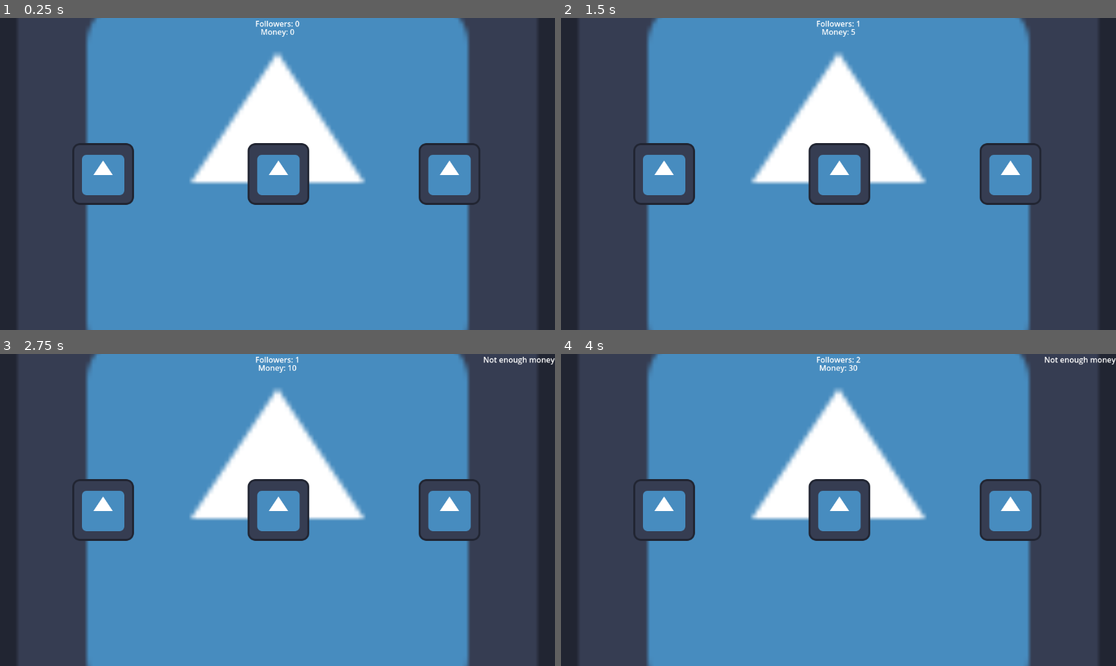
Above: before the commit, frames 1-4 (two rows, left to right).
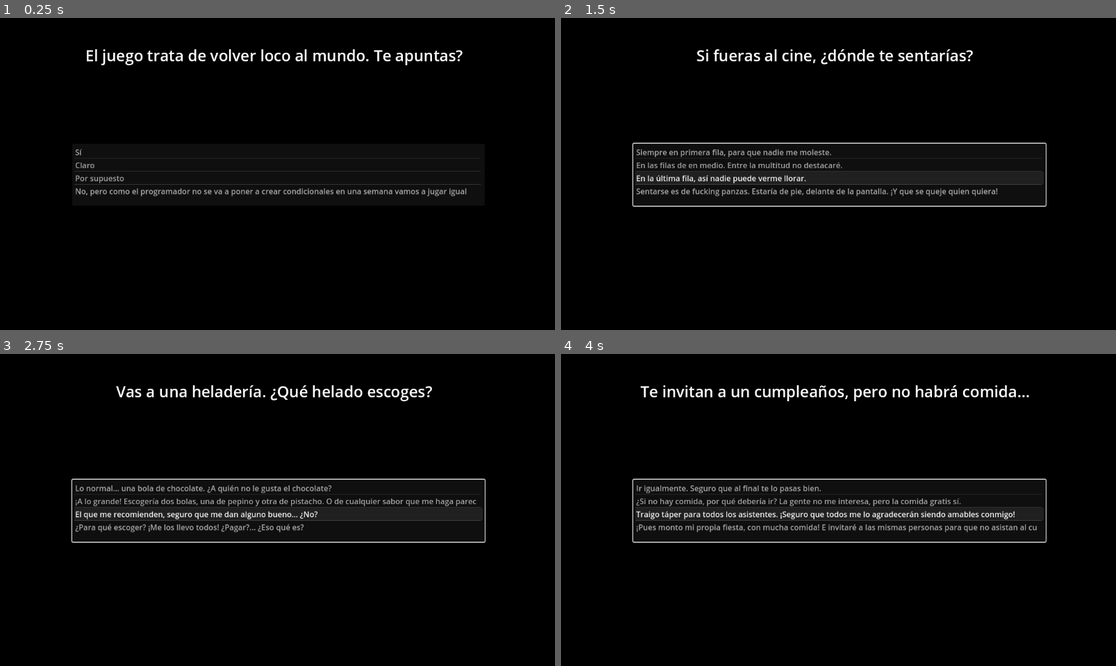
Above: after the commit, the same moments.

Repository: Cordar/delirigencia
Game: Godot game, scene res://scenes/game.tscn
Same seed, same stepped clock (60 frames per second), same inputs: the game is played once before the commit and once after it. The project has no main scene, so this scene is started directly. The engine's default icon, where the game draws it, is replaced by a stand-in: a white triangle on a blue panel in a dark square.
Inputs (mouse positions are in pixels of both pictures, inside the frame that each line leads up to):
- Up to frame 1 (0.25 s): no input
- Up to frame 2 (1.5 s): click (838, 174) at 0.5 s; click (666, 174) at 1.25 s
- Up to frame 3 (2.75 s): click (449, 510) at 2 s
- Up to frame 4 (4 s): click (838, 510) at 2.75 s; click (1010, 510) at 3.5 s

The runs differ from the first frame. In frame 1, 100% of the frame differs, in the area x 0-100%, y 0-100%; in frame 2, 100%; in frame 3, 100%; in frame 4, 100%.

Commit message:
more stuff

Diff:
--- a/project.godot
+++ b/project.godot
@@ -11,7 +11,7 @@
 [application]
 
 config/name="Delirigencia"
-config/features=PackedStringArray("4.2", "Forward Plus")
+config/features=PackedStringArray("4.1", "Forward Plus")
 config/icon="res://icon.svg"
 
 [rendering]
--- a/scenes/game.tscn
+++ b/scenes/game.tscn
@@ -1,13 +1,16 @@
-[gd_scene load_steps=4 format=3 uid="uid://bglrsxf1kg5ax"]
+[gd_scene load_steps=5 format=3 uid="uid://bglrsxf1kg5ax"]
 
 [ext_resource type="Script" path="res://scripts/game.gd" id="1_0hpx6"]
 [ext_resource type="Texture2D" uid="uid://chcxnd5eyxva6" path="res://icon.svg" id="1_sl7id"]
 
 [sub_resource type="LabelSettings" id="LabelSettings_h1fo3"]
-font_size = 86
+font_size = 32
 outline_size = 3
 outline_color = Color(0, 0, 0, 1)
 shadow_size = 8
+
+[sub_resource type="LabelSettings" id="LabelSettings_illo4"]
+font_size = 32
 
 [node name="Game" type="Control"]
 layout_mode = 3
@@ -82,7 +85,7 @@
 offset_right = 20.0
 offset_bottom = 23.0
 grow_horizontal = 2
-text = "0
+text = "
 "
 horizontal_alignment = 1
 
@@ -96,12 +99,25 @@
 offset_right = 20.0
 offset_bottom = 39.86
 grow_horizontal = 2
-text = "0
+text = "
 "
 horizontal_alignment = 1
 
+[node name="MoneySecondLabel" type="Label" parent="."]
+layout_mode = 1
+anchors_preset = -1
+anchor_left = 0.603
+anchor_right = 0.603
+offset_left = -19.6561
+offset_top = 16.0
+offset_right = 20.3439
+offset_bottom = 42.0
+grow_horizontal = 2
+text = "
+"
+horizontal_alignment = 1
+
 [node name="UpdateResourcesTimer" type="Timer" parent="."]
-autostart = true
 
 [node name="MessageLabel" type="Label" parent="."]
 layout_mode = 1
@@ -139,6 +155,51 @@
 label_settings = SubResource("LabelSettings_h1fo3")
 horizontal_alignment = 1
 
+[node name="IntroScreen" type="ColorRect" parent="."]
+layout_mode = 1
+anchors_preset = 15
+anchor_right = 1.0
+anchor_bottom = 1.0
+grow_horizontal = 2
+grow_vertical = 2
+color = Color(0, 0, 0, 1)
+
+[node name="QuestionLabel" type="Label" parent="IntroScreen"]
+layout_mode = 1
+anchors_preset = 8
+anchor_left = 0.5
+anchor_top = 0.5
+anchor_right = 0.5
+anchor_bottom = 0.5
+offset_left = -523.0
+offset_top = -269.0
+offset_right = 509.0
+offset_bottom = -148.0
+grow_horizontal = 2
+grow_vertical = 2
+text = "YOU WIN"
+label_settings = SubResource("LabelSettings_h1fo3")
+horizontal_alignment = 1
+autowrap_mode = 1
+
+[node name="InitialInterview" type="ItemList" parent="IntroScreen"]
+layout_mode = 1
+anchors_preset = 8
+anchor_left = 0.5
+anchor_top = 0.5
+anchor_right = 0.5
+anchor_bottom = 0.5
+offset_left = -426.0
+offset_top = -63.0
+offset_right = 430.0
+offset_bottom = 66.0
+grow_horizontal = 2
+grow_vertical = 2
+theme_override_font_sizes/font_size = 16
+max_text_lines = 2
+auto_height = true
+text_overrun_behavior = 0
+
 [node name="EventScreen" type="ColorRect" parent="."]
 visible = false
 layout_mode = 1
@@ -150,23 +211,47 @@
 grow_horizontal = 2
 grow_vertical = 2
 
-[node name="TextureButton" type="TextureButton" parent="EventScreen"]
-layout_mode = 1
-anchors_preset = 8
-anchor_left = 0.5
-anchor_top = 0.5
-anchor_right = 0.5
-anchor_bottom = 0.5
-offset_left = -236.0
+[node name="Event1" type="TextureButton" parent="EventScreen"]
+layout_mode = 1
+anchors_preset = 8
+anchor_left = 0.5
+anchor_top = 0.5
+anchor_right = 0.5
+anchor_bottom = 0.5
+offset_left = -416.0
 offset_top = -211.0
-offset_right = -108.0
+offset_right = -98.0
 offset_bottom = 205.0
 grow_horizontal = 2
 grow_vertical = 2
 texture_normal = ExtResource("1_sl7id")
 stretch_mode = 6
 
-[node name="TextureButton2" type="TextureButton" parent="EventScreen"]
+[node name="Title" type="Label" parent="EventScreen/Event1"]
+layout_mode = 1
+anchors_preset = 10
+anchor_right = 1.0
+offset_bottom = 35.0
+grow_horizontal = 2
+text = "awdawdawdawadw"
+label_settings = SubResource("LabelSettings_illo4")
+horizontal_alignment = 1
+
+[node name="Description" type="Label" parent="EventScreen/Event1"]
+layout_mode = 1
+anchors_preset = 14
+anchor_top = 0.5
+anchor_right = 1.0
+anchor_bottom = 0.5
+offset_top = 22.0
+offset_bottom = 204.0
+grow_horizontal = 2
+grow_vertical = 2
+text = "esta es una descripcion larga de algo que hay que hacer pero no se exactametne el que"
+horizontal_alignment = 3
+autowrap_mode = 3
+
+[node name="Event2" type="TextureButton" parent="EventScreen"]
 layout_mode = 1
 anchors_preset = 8
 anchor_left = 0.5
@@ -175,14 +260,41 @@
 anchor_bottom = 0.5
 offset_left = 100.0
 offset_top = -212.0
-offset_right = 228.0
+offset_right = 444.0
 offset_bottom = 214.0
 grow_horizontal = 2
 grow_vertical = 2
 texture_normal = ExtResource("1_sl7id")
 stretch_mode = 6
+
+[node name="Title" type="Label" parent="EventScreen/Event2"]
+layout_mode = 1
+anchors_preset = 10
+anchor_right = 1.0
+offset_bottom = 35.0
+grow_horizontal = 2
+text = "awdawdawdawadw"
+label_settings = SubResource("LabelSettings_illo4")
+horizontal_alignment = 1
+
+[node name="Description" type="Label" parent="EventScreen/Event2"]
+layout_mode = 1
+anchors_preset = 14
+anchor_top = 0.5
+anchor_right = 1.0
+anchor_bottom = 0.5
+offset_top = 22.0
+offset_bottom = 204.0
+grow_horizontal = 2
+grow_vertical = 2
+text = "esta es una descripcion larga de algo que hay que hacer pero no se exactametne el que"
+horizontal_alignment = 3
+autowrap_mode = 3
 
 [connection signal="pressed" from="AltarButton" to="." method="_on_texture_button_pressed"]
 [connection signal="pressed" from="FinalStructureButton" to="." method="_on_create_final_structure_pressed"]
 [connection signal="pressed" from="StationNewsButton" to="." method="_on_station_news_button_pressed"]
 [connection signal="timeout" from="UpdateResourcesTimer" to="." method="_on_update_resources_timer_timeout"]
+[connection signal="item_clicked" from="IntroScreen/InitialInterview" to="." method="_on_initial_interview_item_clicked"]
+[connection signal="pressed" from="EventScreen/Event1" to="." method="_on_event_1_pressed"]
+[connection signal="pressed" from="EventScreen/Event2" to="." method="_on_event_2_pressed"]
--- a/scripts/game.gd
+++ b/scripts/game.gd
@@ -7,19 +7,46 @@
 
 var money = 0
 var money_label
-
-var money_second_for_follower = 5
-
+var money_second_label
+
+var money_second_for_follower = 0.1
+
+var intro_screen
 var win_screen
+
+var event_screen
+var event1
+var event1_title
+var event1_description
+var event2
+var event2_title
+var event2_description
+
+var game_running = false
+
+var update_resources_timer
 
 # Called when the node enters the scene tree for the first time.
 func _ready():
 	followers_label = get_node("FollowersLabel")
 	followers_label.text = "Followers: " + str(followers)
 	money_label = get_node("MoneyLabel")
+	money_second_label = get_node("MoneySecondLabel")
 	money_label.text = "Money: " + str(money)
 	message_label = get_node("MessageLabel")
 	win_screen = get_node("WinScreen")
+	event_screen = get_node("EventScreen")
+	event1 = get_node("EventScreen/Event1")
+	event1_title = get_node("EventScreen/Event1/Title")
+	event1_description = get_node("EventScreen/Event1/Description")
+	event2 = get_node("EventScreen/Event2")
+	event2_title = get_node("EventScreen/Event2/Title")
+	event2_description = get_node("EventScreen/Event2/Description")
+	intro_screen = get_node("IntroScreen")
+	update_resources_timer = get_node("UpdateResourcesTimer")
+
+	set_intro()
+
 
 
 # Called every frame. 'delta' is the elapsed time since the previous frame.
@@ -28,11 +55,22 @@
 
 func add_follower(quantity):
 	followers += quantity
-	followers_label.text = "Followers: " + str(followers)
+	set_follower_label(followers)
+
+func set_follower_label(quantity):
+	followers_label.text = "Followers: " + str(quantity)
 
 func add_money(quantity):
+	var old_money = money
 	money += quantity
-	money_label.text = "Money: " + str(money)
+	var tween = create_tween()
+	tween.tween_method(set_money_label, old_money, money, 1).set_delay(1)
+	money_second_label.text = "(+" + str(snapped(quantity, 0.01)) + ")"
+
+func set_money_label(quantity):
+	var rounded_number = int(round(quantity))
+	money_label.text = "Money: " + str(rounded_number)
+
 
 func set_message(message):
 	message_label.text = message
@@ -57,4 +95,126 @@
 
 
 func _on_station_news_button_pressed():
-	pass # Replace with function body.
+	event_screen.visible = true
+
+	event1_title.set_text("El sol es un chorizo")
+	event1_description.set_text("Lanzas bots para mandar una campaña que el sol no existe y las fotos que tenemos de él son de un chorizo")
+
+	event2_title.set_text("Los pájaros son drones")
+	event2_description.set_text("Creas un prototipo de pájaro dron y los vas dejando por las calles para fomentar esta teoría")
+
+
+func _on_event_1_pressed():
+	event_screen.visible = false
+
+
+func _on_event_2_pressed():
+	event_screen.visible = false
+
+
+
+var current_question
+var final_question
+var questions = [
+	{
+		"question": "El juego trata de volver loco al mundo. Te apuntas?",
+		"answers": ["Sí", "Claro", "Por supuesto", "No, pero como el programador no se va a poner a crear condicionales en una semana vamos a jugar igual"],
+	},
+	{
+		"question": "Antes de empezar, unas preguntas para determinar tu carácter.",
+		"answers": ["ok, boomer", "Vale!", "Uoh, que divertido!", "No quiero."],
+	},
+	{
+		"question": "Si fueras al cine, ¿dónde te sentarías?",
+		"answers": [
+			"Siempre en primera fila, para que nadie me moleste.",
+			"En las filas de en medio. Entre la multitud no destacaré.",
+			"En la última fila, así nadie puede verme llorar.",
+			"Sentarse es de fucking panzas. Estaría de pie, delante de la pantalla. ¡Y que se queje quien quiera!"
+			],
+	},
+	{
+		"question": "Vas a una heladería. ¿Qué helado escoges?",
+		"answers": [
+			"Lo normal… una bola de chocolate. ¿A quién no le gusta el chocolate?",
+			"¡A lo grande! Escogería dos bolas, una de pepino y otra de pistacho. O de cualquier sabor que me haga parecer interesante.",
+			"El que me recomienden, seguro que me dan alguno bueno… ¿No?",
+			"¿Para qué escoger? ¡Me los llevo todos! ¿Pagar?... ¿Eso qué es?"
+			],
+	},
+	{
+		"question": "Hay un gato atrapado en lo alto de un árbol. ¿Qué haces?",
+		"answers": [
+			"Talar el árbol, vender su madera y pedir un rescate por el gato.",
+			"Gritar desesperadamente y empezar a correr en círculos.",
+			"Decirle pspsps al gato. Seguro que sabe bajar solito, solo está fingiendo.",
+			"Convencer al gato de que los árboles son un invento de los perros para esclavizar a los felinos."
+			],
+	},
+	{
+		"question": "Te invitan a un cumpleaños, pero no habrá comida…",
+		"answers": [
+			"Ir igualmente. Seguro que al final te lo pasas bien.",
+			"¿Si no hay comida, por qué debería ir? La gente no me interesa, pero la comida gratis sí.",
+			"Traigo táper para todos los asistentes. ¡Seguro que todos me lo agradecerán siendo amables conmigo!",
+			"¡Pues monto mi propia fiesta, con mucha comida! E invitaré a las mismas personas para que no asistan al cumpleaños. ¿Qué es eso de un cumpleaños sin comida…?"
+			],
+	},
+	{
+		"question": "Estás comiendo en un restaurante y te encuentras un insecto muerto en tu plato…",
+		"answers": [
+			"Me lo como todo junto. ¡Más proteínas!",
+			"Lo aparto con el tenedor y sigo comiendo igual. Si no toca cinco segundos el tenedor, realmente no lo ha tocado.",
+			"Dejo de comer y pido que me lo cambien. Así comeré un poco más por el mismo precio. ¡Todo son ventajas!",
+			"No digo nada, qué vergüenza para el cocinero… Seguro que no lo ha hecho aposta…"
+			],
+	},
+	{
+		"question": "Vas a hacer un examen y por error te lo entregan con la hoja de respuestas. ¿Qué haces?",
+		"answers": [
+			"Copio todas las respuestas cambiando algunas palabras para que no me pillen. ¡Por un 10 hago lo que sea!",
+			"Copio algunas respuestas y otras las pienso yo. Hay que disimular…",
+			"Devuelvo la hoja de respuestas antes de mirarla. ¡No sería justo para los demás!",
+			"Me quedo la hoja y la revendo a los que harán el examen más tarde. Hay que tener mente de tiburón"
+			],
+	},
+	{
+		"question": "¿Por qué razón empezarías una secta?",
+		"answers": [
+			"Por dinero.",
+			"Por fama y poder.",
+			"Para crear un mundo mejor.",
+			"Para llevar la contraria a alguien."
+			],
+	},
+]
+var select_list
+var question_label
+
+func set_intro():
+	intro_screen.visible = true
+	current_question = 0
+	final_question = len(questions)
+	question_label = get_node("IntroScreen/QuestionLabel")
+	select_list = get_node("IntroScreen/InitialInterview")
+	set_next_intro_question()
+
+func set_next_intro_question():
+	if current_question == final_question:
+		set_money_label(money)
+		set_follower_label(followers)
+		intro_screen.visible = false
+		update_resources_timer.start()
+		return
+
+	question_label.set_text(questions[current_question].question)
+
+	select_list.clear()
+	for answer in questions[current_question].answers:
+		select_list.add_item(answer)
+
+func _on_initial_interview_item_clicked(index, at_position, mouse_button_index):
+	current_question += 1
+	money += 100
+	followers += 5
+	set_next_intro_question()
